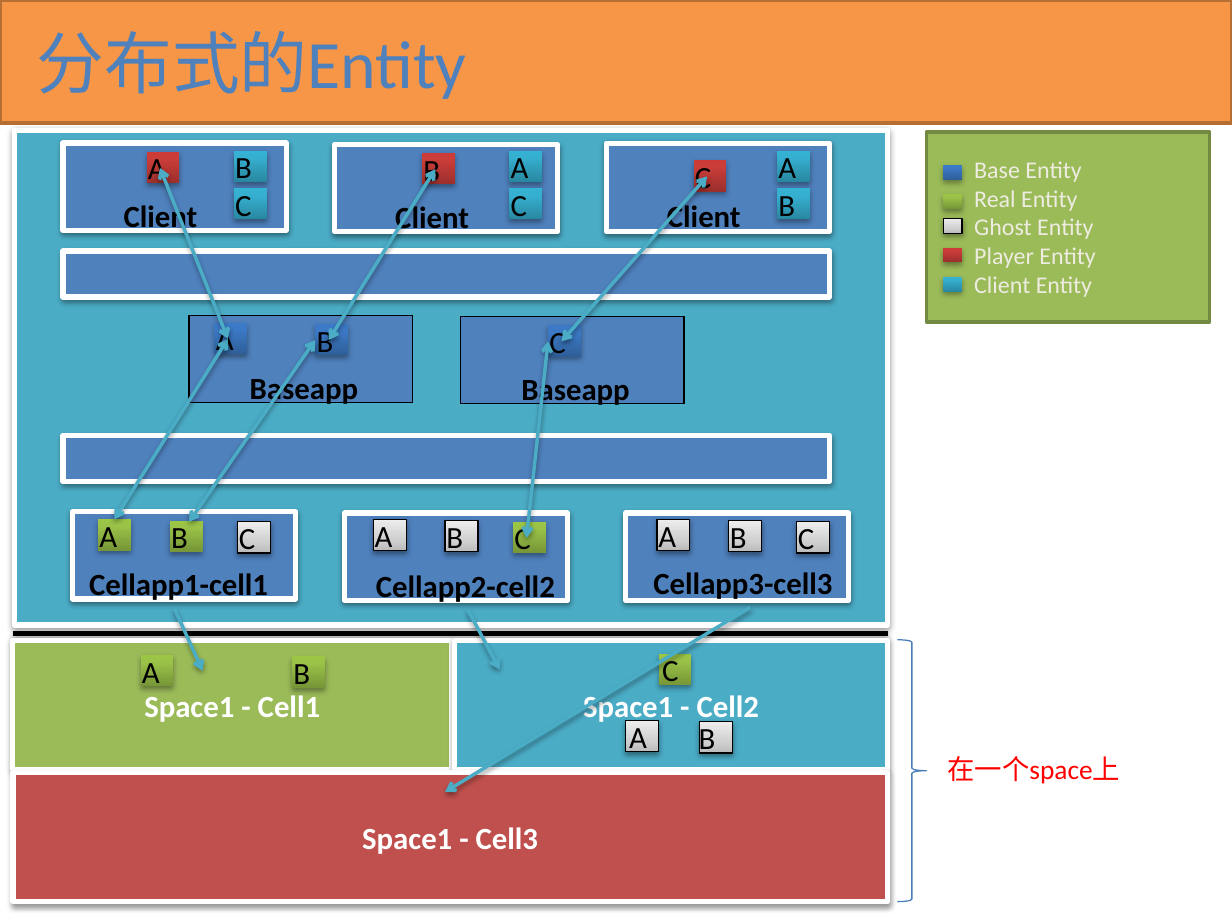
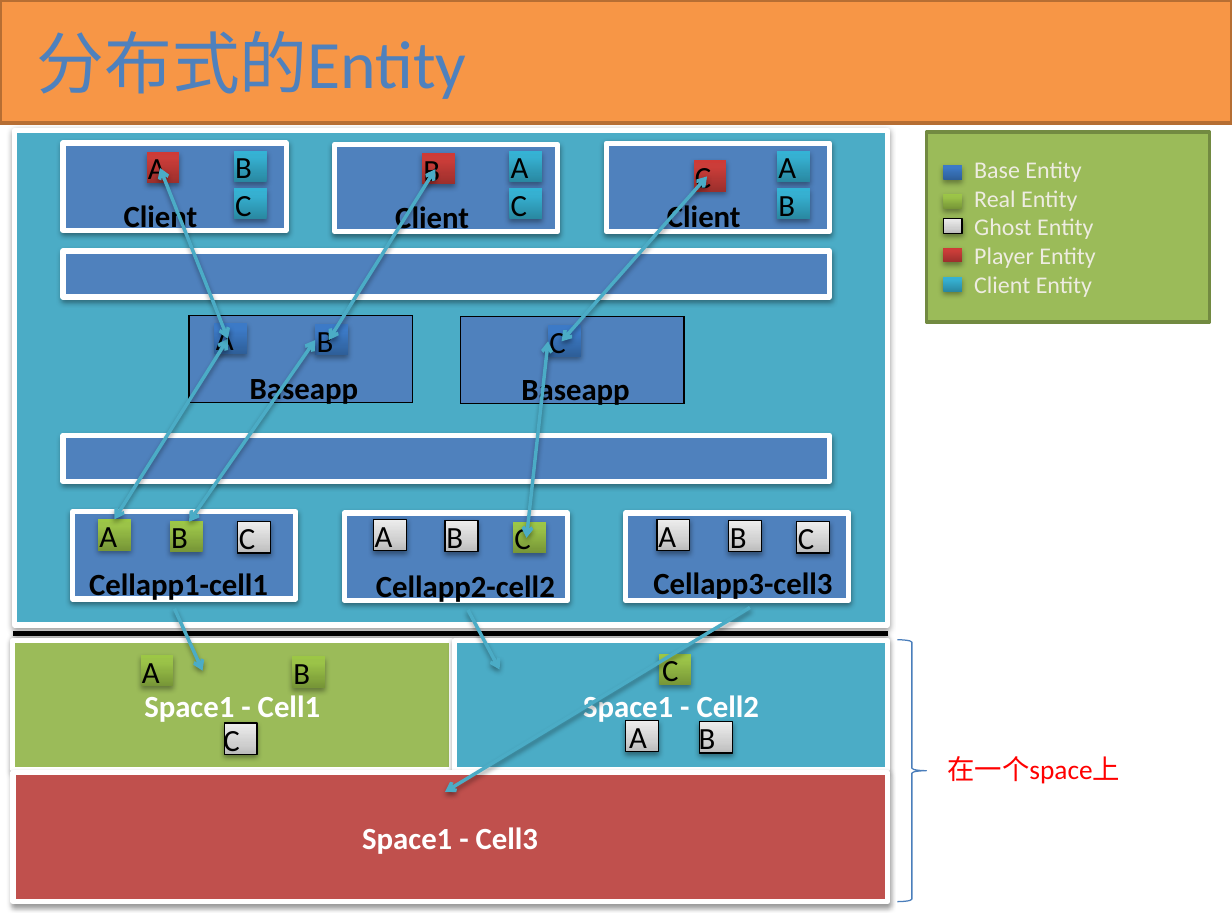
Before and after one commit to kbengine/kbengine_docs, a slide deck: slide 32 of KBEngine overview(cn).pptx. Drawn at 1232x924 pixels with LibreOffice and Linux fonts; fonts in the diff are those of the drawing. Boxes give left, top, right and bottom in pixels: in the first picture for what was removed or moved away, otherwise in the second. Text is boxed around its words. In the diff, an @@ line names an element or a change of style, - is before the commit and + after.

Commit message:
up

```diff
--- a/KBEngine overview(cn).pptx
+++ b/KBEngine overview(cn).pptx
@@ text added at (223,725,239,759), 18 pt, text #000000 @@
+C
@@ rectangle added at (224,723,257,754), fill gradient #BDBDBD to #D1D1D1 to #EEEEEE, outline #000000 0.75 pt @@
```
Also in this commit, not shown: 6 other slides changed.
